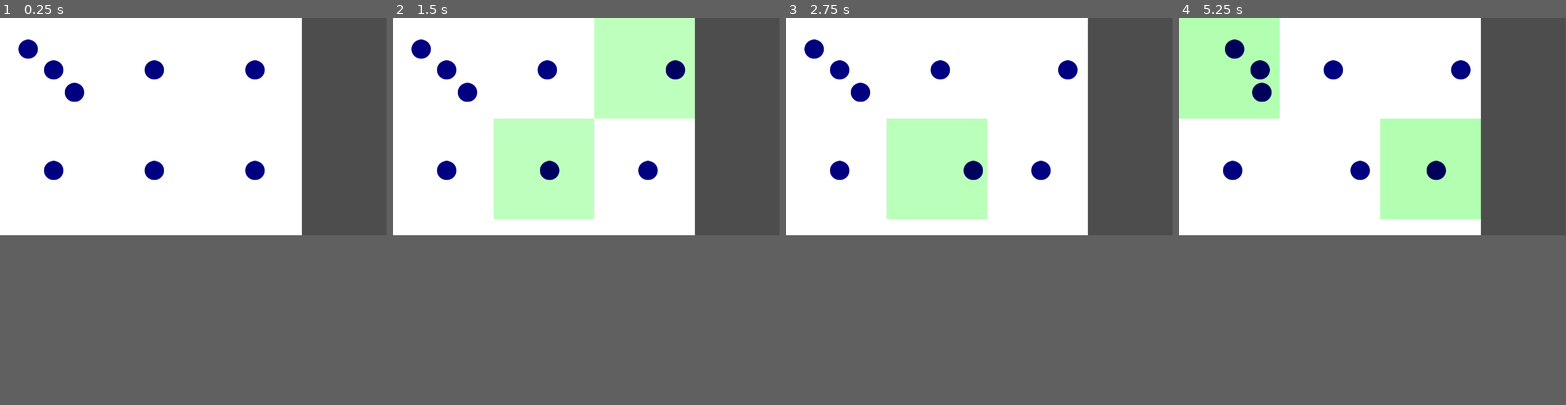
Above: before the commit, frames 1-4 (left to right).
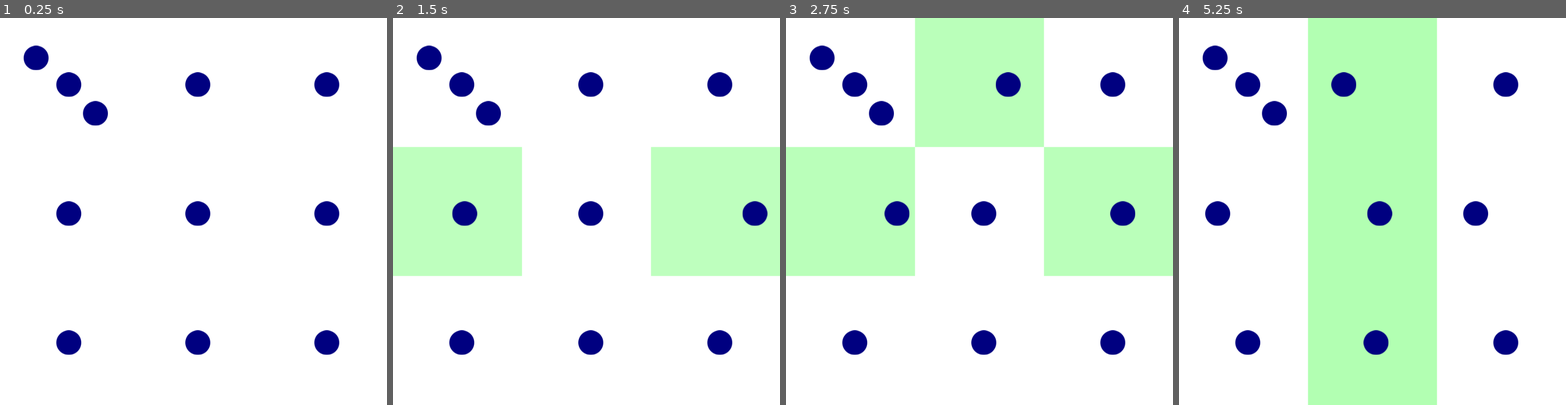
Above: after the commit, the same moments.

Repository: Jcalafange/IA_para_jogos
Game: Godot game, scene res://Cena1.tscn
The game is run twice, just before and just after one commit, with the same random seed, the same clock (stepped at 60 frames per second) and the same inputs.
Inputs (mouse positions are in pixels of both pictures, inside the frame that each line leads up to):
- Up to frame 1 (0.25 s): no input
- Up to frame 2 (1.5 s): tap Enter at 0.5 s; move the mouse to (671, 114) at 0.52 s; click (671, 114) at 0.67 s; move the mouse to (509, 137) at 1.27 s; click (509, 137) at 1.42 s
- Up to frame 3 (2.75 s): move the mouse to (1018, 79) at 2.02 s; click (1018, 79) at 2.17 s
- Up to frame 4 (5.25 s): move the mouse to (1353, 168) at 2.77 s; click (1353, 168) at 2.92 s; move the mouse to (1488, 157) at 3.52 s; click (1488, 157) at 3.67 s; move the mouse to (1256, 95) at 4.27 s; click (1256, 95) at 4.42 s; move the mouse to (1391, 126) at 5.02 s; click (1391, 126) at 5.17 s
In our replay, the window is 799x449 before the commit and 800x800 after it. These sizes can differ from the game's own. Grey fills any space a smaller window leaves; there, only what the larger window draws over its background counts as a difference.

The runs differ from the first frame. In frame 1, 17% of the frame differs, in the area x 4-100%, y 0-87%; in frame 2, 43%; in frame 3, 45%; in frame 4, 54%, in the area x 0-100%, y 0-100%.

Commit message:
Correçôes
Correção na distribuição das bolas e suas respectivas zonas

Diff:
--- a/Cena1.tscn
+++ b/Cena1.tscn
@@ -1,7 +1,7 @@
 [gd_scene load_steps=4 format=3 uid="uid://dvkx8053yek68"]
 
 [ext_resource type="Script" path="res://Scripts/GameController.gd" id="1_k3llr"]
-[ext_resource type="Script" path="res://Scripts/ZoneController.gd" id="1_ljc02"]
+[ext_resource type="PackedScene" uid="uid://q8xmtsvy43sd" path="res://scenes/zonas/zona.tscn" id="2_dfa8g"]
 [ext_resource type="PackedScene" uid="uid://c7yjtaywdoswx" path="res://scenes/ball/ball.tscn" id="3_glsyj"]
 
 [node name="Node2D" type="Node2D"]
@@ -9,92 +9,77 @@
 [node name="GameController" type="Node2D" parent="."]
 script = ExtResource("1_k3llr")
 
-[node name="Zona1" type="ColorRect" parent="GameController"]
-offset_right = 300.0
-offset_bottom = 300.0
-script = ExtResource("1_ljc02")
+[node name="Zona" parent="GameController" groups=["Zonas"] instance=ExtResource("2_dfa8g")]
 
-[node name="ball" parent="GameController/Zona1" instance=ExtResource("3_glsyj")]
-position = Vector2(160, 155)
-
-[node name="ball2" parent="GameController/Zona1" instance=ExtResource("3_glsyj")]
-position = Vector2(222, 222)
-
-[node name="ball3" parent="GameController/Zona1" instance=ExtResource("3_glsyj")]
-position = Vector2(84, 93)
-
-[node name="Zona2" type="ColorRect" parent="GameController"]
+[node name="Zona2" parent="GameController" groups=["Zonas"] instance=ExtResource("2_dfa8g")]
 offset_left = 300.0
 offset_right = 600.0
-offset_bottom = 300.0
-script = ExtResource("1_ljc02")
 
-[node name="ball" parent="GameController/Zona2" instance=ExtResource("3_glsyj")]
-position = Vector2(160, 155)
-
-[node name="Zona3" type="ColorRect" parent="GameController"]
+[node name="Zona3" parent="GameController" groups=["Zonas"] instance=ExtResource("2_dfa8g")]
 offset_left = 600.0
 offset_right = 900.0
-offset_bottom = 300.0
-script = ExtResource("1_ljc02")
 
-[node name="ball" parent="GameController/Zona3" instance=ExtResource("3_glsyj")]
-position = Vector2(160, 155)
+[node name="Zona4" parent="GameController" groups=["Zonas"] instance=ExtResource("2_dfa8g")]
+offset_top = 300.0
+offset_bottom = 600.0
 
-[node name="Zona4" type="ColorRect" parent="GameController"]
-offset_top = 300.0
-offset_right = 300.0
-offset_bottom = 600.0
-script = ExtResource("1_ljc02")
-
-[node name="ball" parent="GameController/Zona4" instance=ExtResource("3_glsyj")]
-position = Vector2(160, 155)
-
-[node name="Zona5" type="ColorRect" parent="GameController"]
+[node name="Zona5" parent="GameController" groups=["Zonas"] instance=ExtResource("2_dfa8g")]
 offset_left = 300.0
 offset_top = 300.0
 offset_right = 600.0
 offset_bottom = 600.0
-script = ExtResource("1_ljc02")
 
-[node name="ball" parent="GameController/Zona5" instance=ExtResource("3_glsyj")]
-position = Vector2(160, 155)
-
-[node name="Zona6" type="ColorRect" parent="GameController"]
+[node name="Zona6" parent="GameController" groups=["Zonas"] instance=ExtResource("2_dfa8g")]
 offset_left = 600.0
 offset_top = 300.0
 offset_right = 900.0
 offset_bottom = 600.0
-script = ExtResource("1_ljc02")
 
-[node name="ball" parent="GameController/Zona6" instance=ExtResource("3_glsyj")]
-position = Vector2(160, 155)
+[node name="Zona7" parent="GameController" groups=["Zonas"] instance=ExtResource("2_dfa8g")]
+offset_top = 600.0
+offset_bottom = 900.0
 
-[node name="Zona7" type="ColorRect" parent="GameController"]
-offset_top = 600.0
-offset_right = 300.0
-offset_bottom = 900.0
-script = ExtResource("1_ljc02")
-
-[node name="ball" parent="GameController/Zona7" instance=ExtResource("3_glsyj")]
-position = Vector2(160, 155)
-
-[node name="Zona8" type="ColorRect" parent="GameController"]
+[node name="Zona8" parent="GameController" groups=["Zonas"] instance=ExtResource("2_dfa8g")]
 offset_left = 300.0
 offset_top = 600.0
 offset_right = 600.0
 offset_bottom = 900.0
-script = ExtResource("1_ljc02")
 
-[node name="ball" parent="GameController/Zona8" instance=ExtResource("3_glsyj")]
-position = Vector2(160, 155)
-
-[node name="Zona9" type="ColorRect" parent="GameController"]
+[node name="Zona9" parent="GameController" groups=["Zonas"] instance=ExtResource("2_dfa8g")]
 offset_left = 600.0
 offset_top = 600.0
 offset_right = 900.0
 offset_bottom = 900.0
-script = ExtResource("1_ljc02")
 
-[node name="ball" parent="GameController/Zona9" instance=ExtResource("3_glsyj")]
+[node name="ball" parent="GameController" groups=["Balls"] instance=ExtResource("3_glsyj")]
 position = Vector2(160, 155)
+
+[node name="ball2" parent="GameController" groups=["Balls"] instance=ExtResource("3_glsyj")]
+position = Vector2(222, 222)
+
+[node name="ball3" parent="GameController" groups=["Balls"] instance=ExtResource("3_glsyj")]
+position = Vector2(84, 93)
+
+[node name="ball4" parent="GameController" groups=["Balls"] instance=ExtResource("3_glsyj")]
+position = Vector2(460, 155)
+
+[node name="ball5" parent="GameController" groups=["Balls"] instance=ExtResource("3_glsyj")]
+position = Vector2(760, 155)
+
+[node name="ball6" parent="GameController" groups=["Balls"] instance=ExtResource("3_glsyj")]
+position = Vector2(160, 455)
+
+[node name="ball8" parent="GameController" groups=["Balls"] instance=ExtResource("3_glsyj")]
+position = Vector2(760, 455)
+
+[node name="ball7" parent="GameController" groups=["Balls"] instance=ExtResource("3_glsyj")]
+position = Vector2(460, 455)
+
+[node name="ball9" parent="GameController" groups=["Balls"] instance=ExtResource("3_glsyj")]
+position = Vector2(160, 755)
+
+[node name="ball10" parent="GameController" groups=["Balls"] instance=ExtResource("3_glsyj")]
+position = Vector2(460, 755)
+
+[node name="ball11" parent="GameController" groups=["Balls"] instance=ExtResource("3_glsyj")]
+position = Vector2(760, 755)
--- a/Scripts/GameController.gd
+++ b/Scripts/GameController.gd
@@ -3,10 +3,17 @@
 @export var all_zones: Array = []
 @export var active_zones: Array = []
 @export var current_zone_index: int = 0
+var all_balls: Array = []
 
 func _ready() -> void:
-	all_zones = get_children()
+	all_zones = get_tree().get_nodes_in_group("Zonas")
+	all_balls = get_tree().get_nodes_in_group("Balls")
 	set_process_input(true)
+	for ball in all_balls:
+		for zone in all_zones:
+			if(ball.position.x > zone.position.x and ball.position.x < (zone.position.x + zone.size.x) and ball.position.y > zone.position.y and ball.position.y < (zone.position.y + zone.size.y)):
+				zone.balls_in_zone.append(ball)
+
 
 func _input(event):
 	if event is InputEventMouseButton and event.pressed:
--- a/Scripts/ZoneController.gd
+++ b/Scripts/ZoneController.gd
@@ -2,11 +2,10 @@
 
 var original_color: Color
 var target_color: Color = Color(0, 1, 0)  # Cor alvo (ex: vermelho)
-@export var balls_in_zone = []
+var balls_in_zone = []
 
 func _ready():
 	original_color = modulate  # Armazena a cor original
-	balls_in_zone = get_children()
 
 func update_color(delta: float, speed: float) -> void:
 	var time = Time.get_ticks_msec() / 1000.0  # Converte milissegundos para segundos
@@ -18,4 +17,4 @@
 
 func move_balls() -> void:
 	for ball in balls_in_zone:
-		ball.move(25, 275)
+		ball.move((self.position.x + 25), (self.position.x + 275))
--- a/project.godot
+++ b/project.godot
@@ -14,3 +14,8 @@
 run/main_scene="res://Cena1.tscn"
 config/features=PackedStringArray("4.0", "Forward Plus")
 config/icon="res://icon.svg"
+
+[display]
+
+window/size/viewport_width=900
+window/size/viewport_height=900
--- /dev/null
+++ b/scenes/zonas/zona.tscn
@@ -0,0 +1,8 @@
+[gd_scene load_steps=2 format=3 uid="uid://q8xmtsvy43sd"]
+
+[ext_resource type="Script" path="res://Scripts/ZoneController.gd" id="1_hrn5m"]
+
+[node name="Zona" type="ColorRect"]
+offset_right = 300.0
+offset_bottom = 300.0
+script = ExtResource("1_hrn5m")
